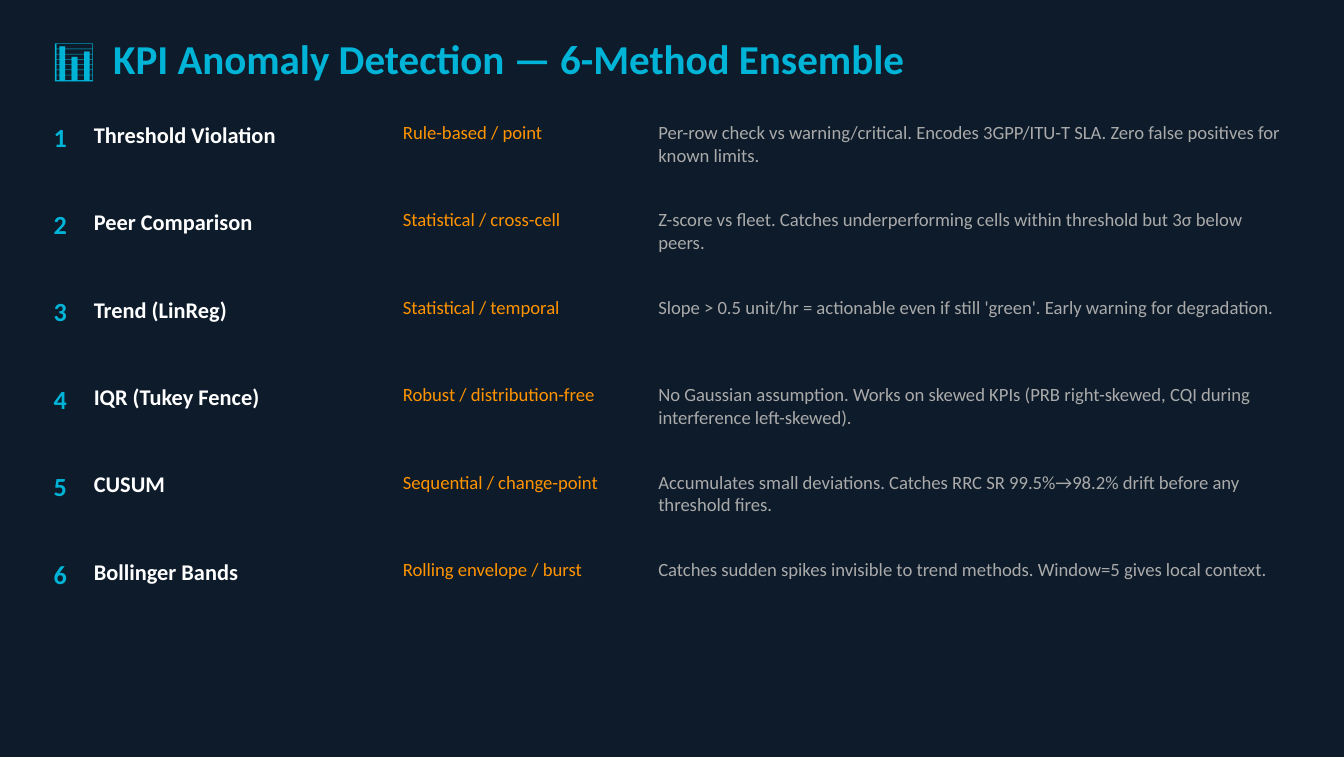
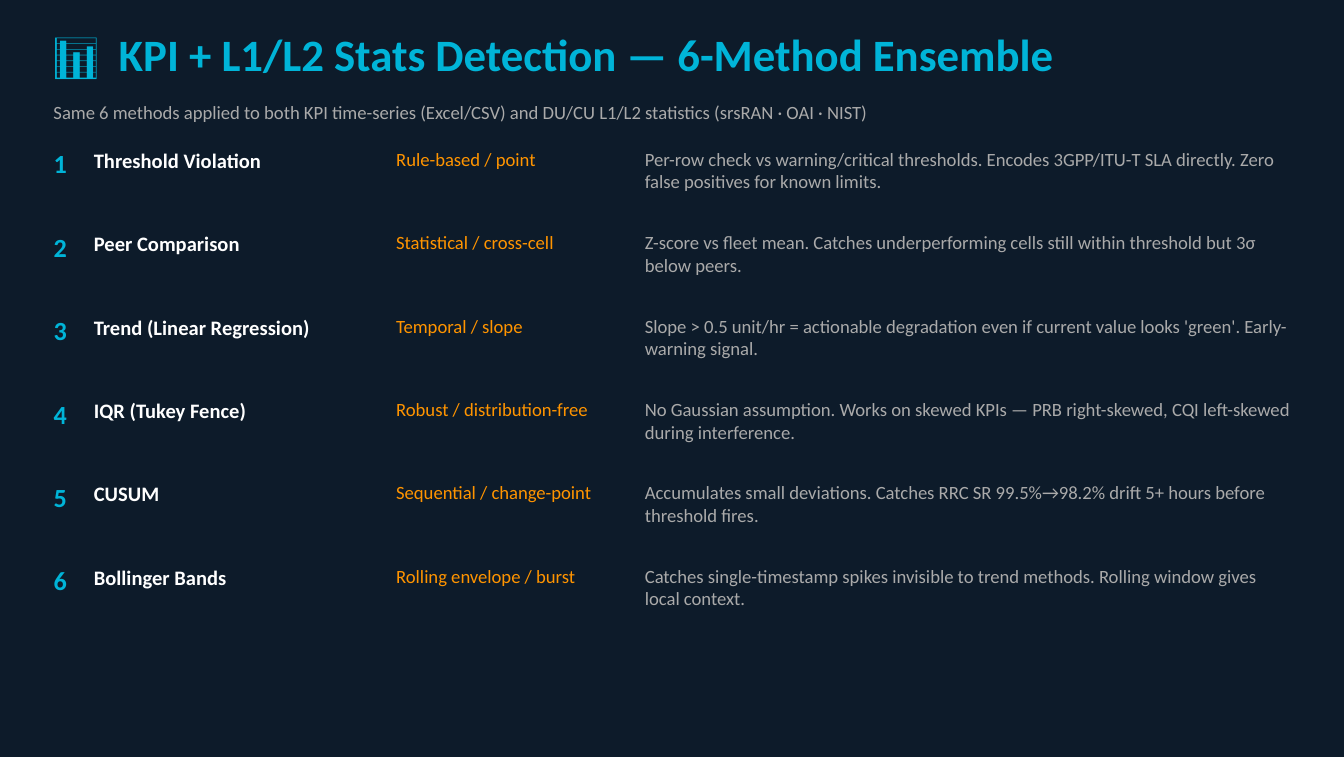
Before and after one commit to vikasrai-tech/telecom-analyzer, a slide deck: slide 5 of docs/Project_Overview_Final.pptx. Drawn at 1344x757 pixels with LibreOffice and Linux fonts; fonts in the diff are those of the drawing. Boxes give left, top, right and bottom in pixels: in the first picture for what was removed or moved away, otherwise in the second. Text is boxed around its words. In the diff, an @@ line names an element or a change of style, - is before the commit and + after.

Commit message:
docs: regenerate final PPT — 12 slides, Phase I complete
Updated: 56 tests (was 20), Stats detection slide, MLOps/Feedback slide,
Demo Flow slide, updated Q&A, summary reflects all 18 detectors.

```diff
--- a/docs/Project_Overview_Final.pptx
+++ b/docs/Project_Overview_Final.pptx
@@ text at (119,39,1053,73): text changed; size 22 to 24 pt @@
-📊 KPI Anomaly Detection — 6-Method Ensemble
+📊 KPI + L1/L2 Stats Detection — 6-Method Ensemble
@@ text added at (53,105,867,122), 10 pt, text #AAAAAA @@
+Same 6 methods applied to both KPI time-series (Excel/CSV) and DU/CU L1/L2 statistics (srsRAN · OAI · NIST)
@@ text "1": place and size @@
-text "1" at (54,130,67,147)
+text "1" at (54,156,67,173)
@@ size 12 to 11 pt in 5 elements at (94,570,226,589), (94,487,159,501), (94,403,246,422), (94,236,239,255), (94,153,261,168) @@
@@ text "Threshold Violation": place and size @@
-text "Threshold Violation" at (94,127,275,143)
+text "Threshold Violation" at (94,153,261,168)
@@ text "Rule-based / point": place and size @@
-text "Rule-based / point" at (403,126,543,142)
+text "Rule-based / point" at (396,153,536,169)
@@ text at (645,153,1274,191): text changed @@
-Per-row check vs warning/critical. Encodes 3GPP/ITU-T SLA. Zero false positives for known limits.
+Per-row check vs warning/critical thresholds. Encodes 3GPP/ITU-T SLA directly. Zero false positives for known limits.
@@ text "2": place and size @@
-text "2" at (54,217,67,234)
+text "2" at (54,240,67,257)
@@ text "Peer Comparison": place and size @@
-text "Peer Comparison" at (94,214,252,234)
+text "Peer Comparison" at (94,236,239,255)
@@ text "Statistical / cross-cell": place and size @@
-text "Statistical / cross-cell" at (403,213,560,226)
+text "Statistical / cross-cell" at (396,236,554,249)
@@ text at (645,236,1255,275): text changed @@
-Z-score vs fleet. Catches underperforming cells within threshold but 3σ below peers.
+Z-score vs fleet mean. Catches underperforming cells still within threshold but 3σ below peers.
@@ text "3": place and size @@
-text "3" at (54,304,67,321)
+text "3" at (54,323,67,340)
@@ text at (94,320,310,339): text changed; size 12 to 11 pt @@
-Trend (LinReg)
+Trend (Linear Regression)
@@ text at (396,320,522,336): text changed @@
-Statistical / temporal
+Temporal / slope
@@ text at (645,320,1286,358): text changed @@
-Slope > 0.5 unit/hr = actionable even if still 'green'. Early warning for degradation.
+Slope > 0.5 unit/hr = actionable degradation even if current value looks 'green'. Early-warning signal.
@@ text "4": place and size @@
-text "4" at (54,392,67,409)
+text "4" at (54,407,67,424)
@@ text "IQR (Tukey Fence)": place and size @@
-text "IQR (Tukey Fence)" at (94,388,259,409)
+text "IQR (Tukey Fence)" at (94,403,246,422)
@@ text "Robust / distribution-free": place and size @@
-text "Robust / distribution-free" at (403,388,595,401)
+text "Robust / distribution-free" at (396,403,588,416)
@@ text at (645,403,1289,442): text changed @@
-No Gaussian assumption. Works on skewed KPIs (PRB right-skewed, CQI during interference left-skewed).
+No Gaussian assumption. Works on skewed KPIs — PRB right-skewed, CQI left-skewed during interference.
@@ text "5": place and size @@
-text "5" at (54,479,67,496)
+text "5" at (54,490,67,507)
@@ text "CUSUM": place and size @@
-text "CUSUM" at (94,477,165,492)
+text "CUSUM" at (94,487,159,501)
@@ text "Sequential / change-point": place and size @@
-text "Sequential / change-point" at (403,476,598,493)
+text "Sequential / change-point" at (396,486,592,502)
@@ text at (645,486,1264,522): text changed @@
-Accumulates small deviations. Catches RRC SR 99.5%→98.2% drift before any threshold fires.
+Accumulates small deviations. Catches RRC SR 99.5%→98.2% drift 5+ hours before threshold fires.
@@ text "6": place and size @@
-text "6" at (54,566,67,584)
+text "6" at (54,572,67,590)
@@ text "Rolling envelope / burst": place and size @@
-text "Rolling envelope / burst" at (403,563,582,579)
+text "Rolling envelope / burst" at (396,570,575,587)
@@ text at (645,570,1256,605): text changed @@
-Catches sudden spikes invisible to trend methods. Window=5 gives local context.
+Catches single-timestamp spikes invisible to trend methods. Rolling window gives local context.
```
Also in this commit, not shown: 7 other slides changed, 4 slides added, 2 slides removed, 1 other file.
